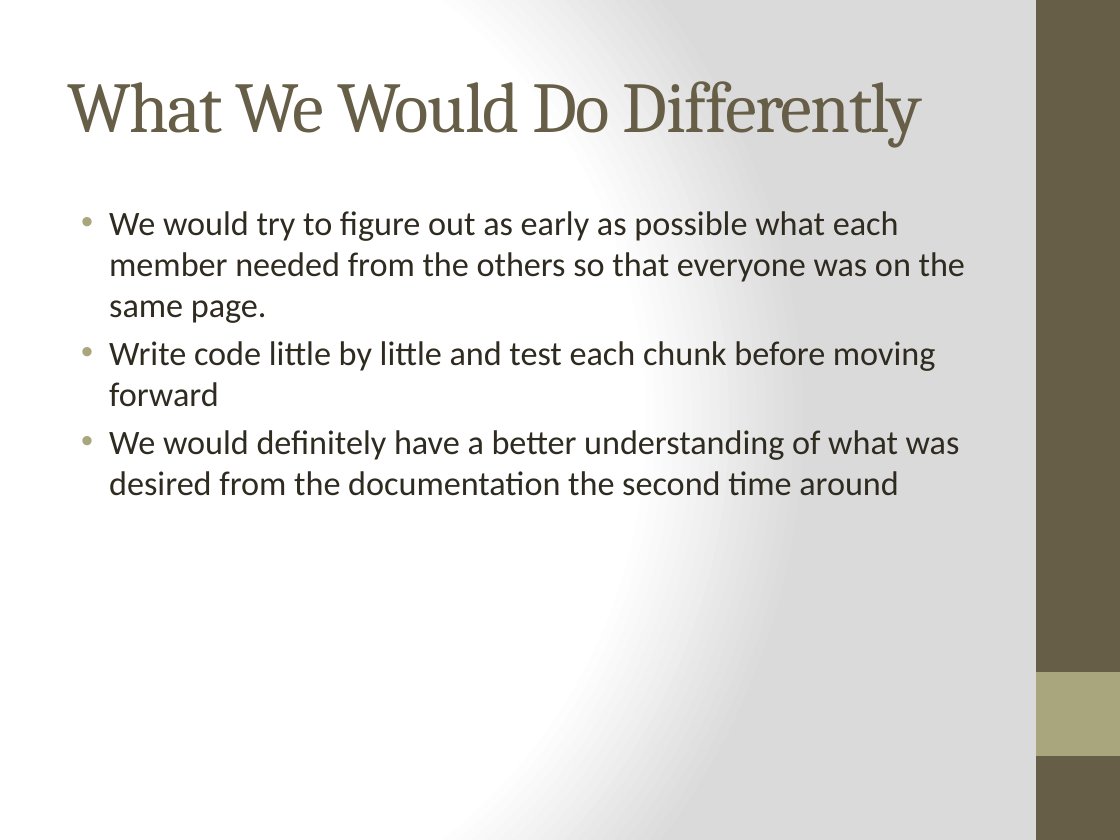
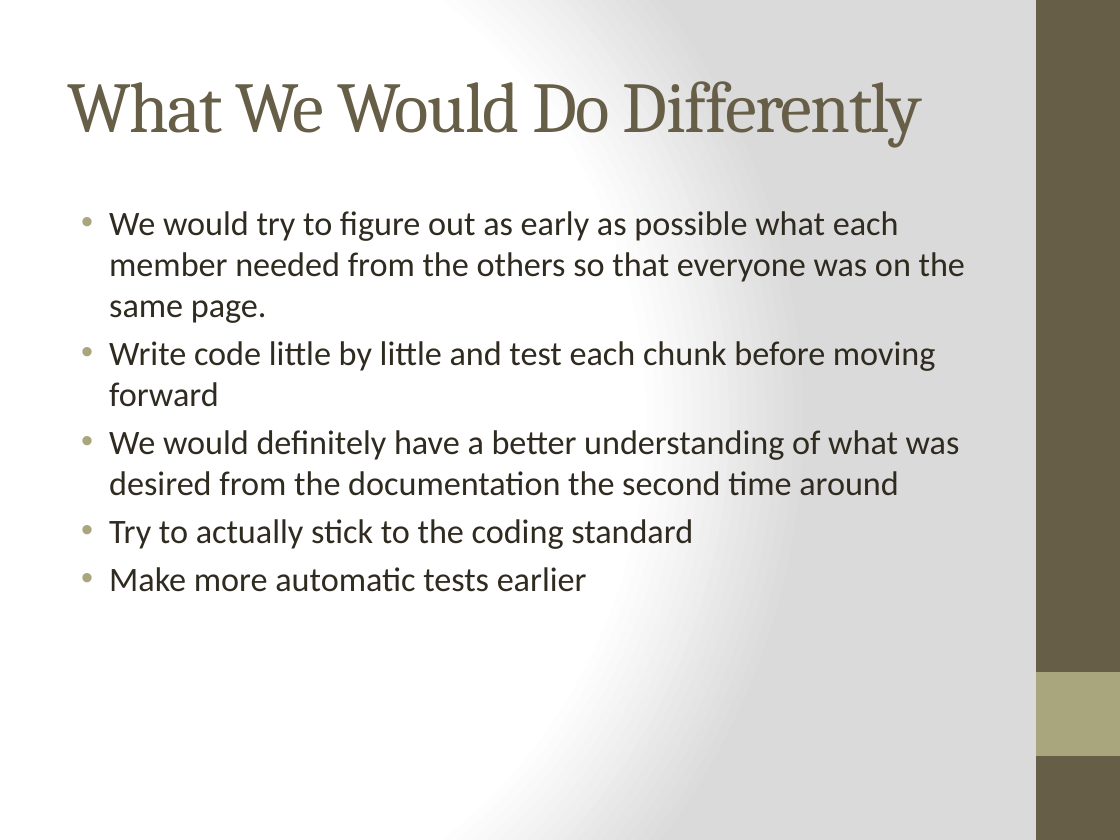
Before and after one commit to meylingtaing/COE1186, a slide deck: slide 5 of LastPresentation/Presentation.pptx. Drawn at 1120x840 pixels with LibreOffice and Linux fonts; fonts in the diff are those of the drawing. Boxes give left, top, right and bottom in pixels: in the first picture for what was removed or moved away, otherwise in the second. Text is boxed around its words. In the diff, an @@ line names an element or a change of style, - is before the commit and + after.

Commit message:
Updated ppt

```diff
--- a/LastPresentation/Presentation.pptx
+++ b/LastPresentation/Presentation.pptx
@@ text at [109,519,693,592]: paragraphs added @@
+• Try to actually stick to the coding standard
+• Make more automatic tests earlier
```
Also in this commit, not shown: 1 other slide changed.
